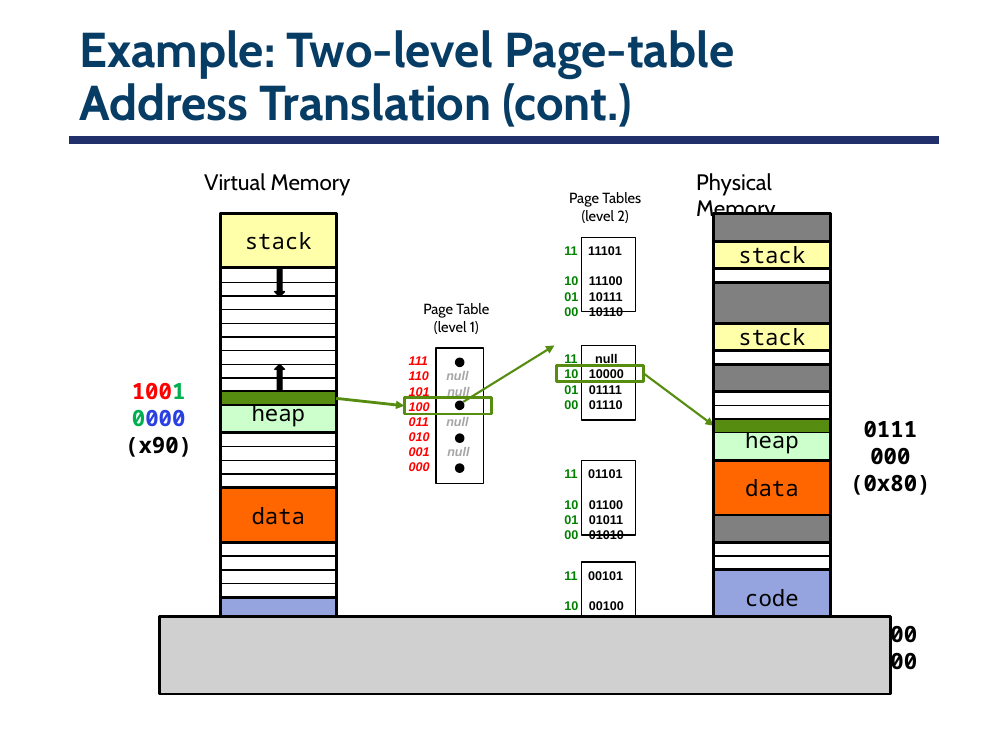
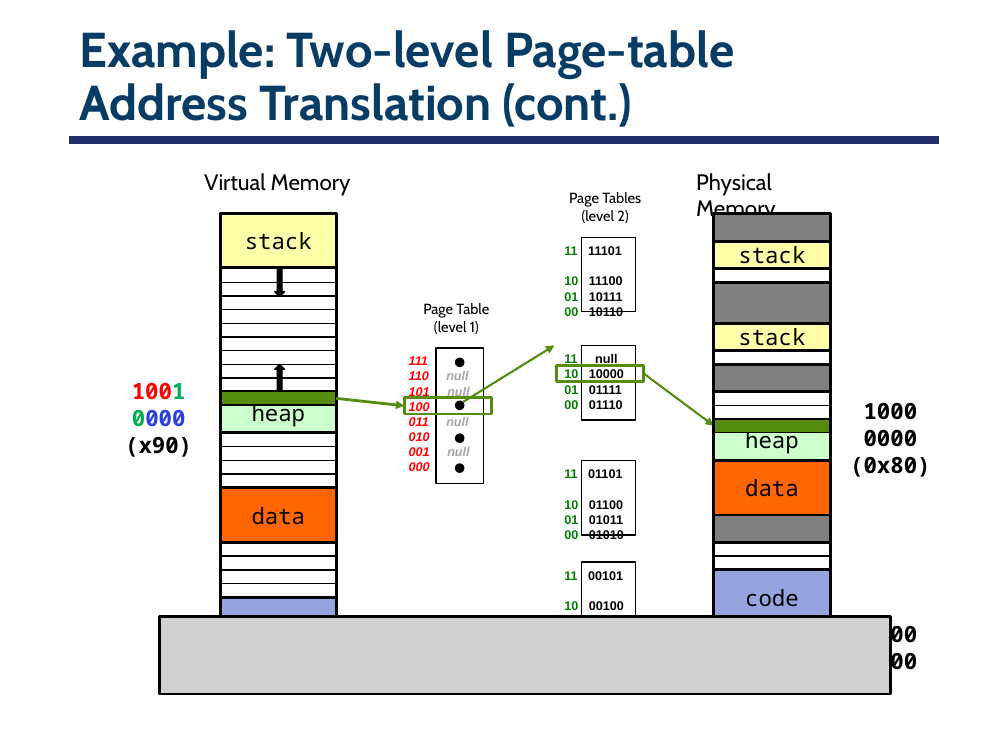
Before and after one commit to smajidzahedi/SE350, a slide deck: slide 38 of Lectures/06-address.pptx. Drawn at 1008x756 pixels with LibreOffice and Linux fonts; fonts in the diff are those of the drawing; grey boxes stand for pictures. Boxes give left, top, right and bottom in pixels: in the first picture for what was removed or moved away, otherwise in the second. Text is boxed around its words. In the diff, an @@ line names an element or a change of style, - is before the commit and + after.

Commit message:
typo in page table

```diff
--- a/Lectures/06-address.pptx
+++ b/Lectures/06-address.pptx
@@ text "1000 0000": place and size @@
-text "1000 0000" at (850,420,930,495)
+text "1000 0000" at (850,402,930,477)
@@ text at (864,402,918,447): text changed @@
-0111 000
+1000 0000
```
Also in this commit, not shown: 5 other slides changed, 1 other file.
